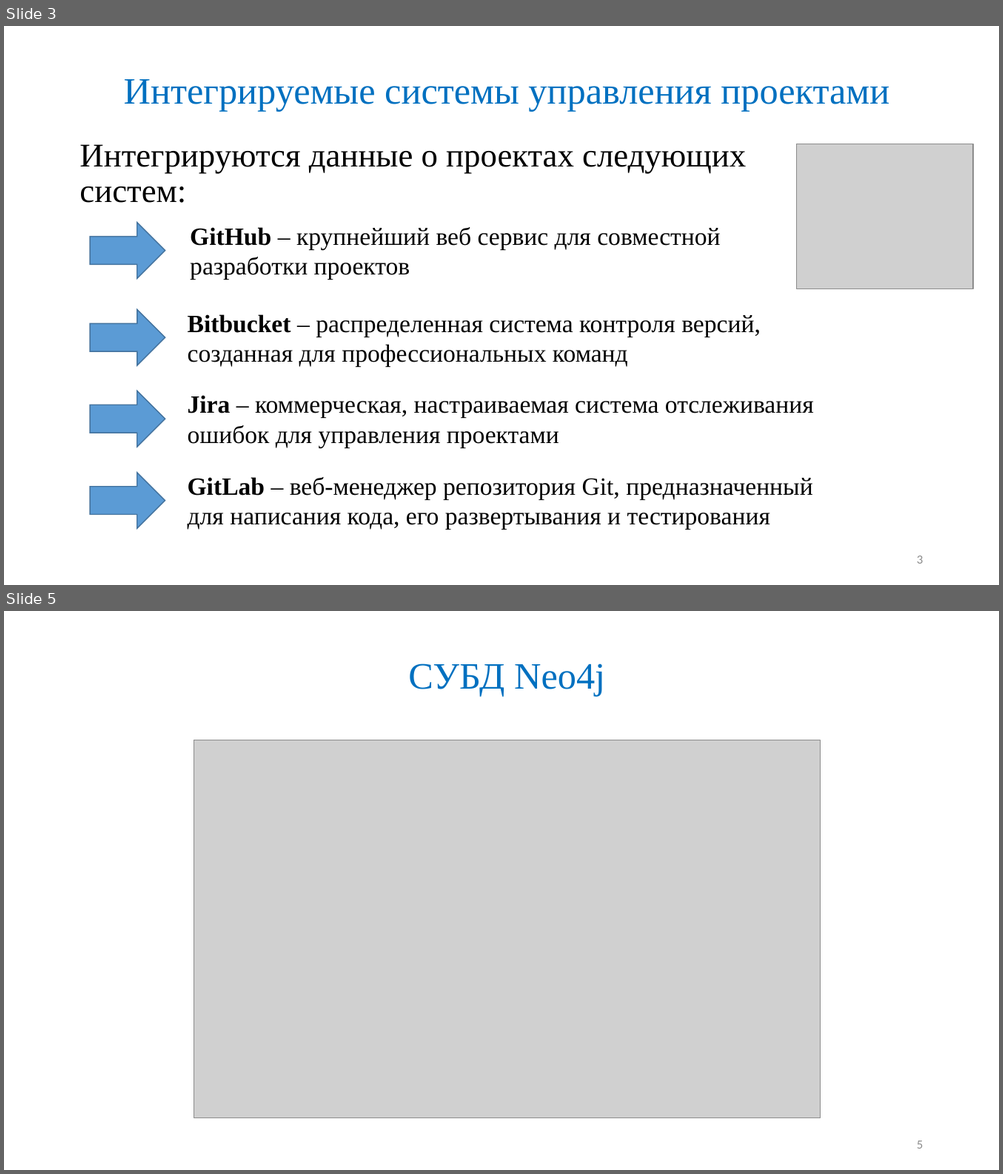
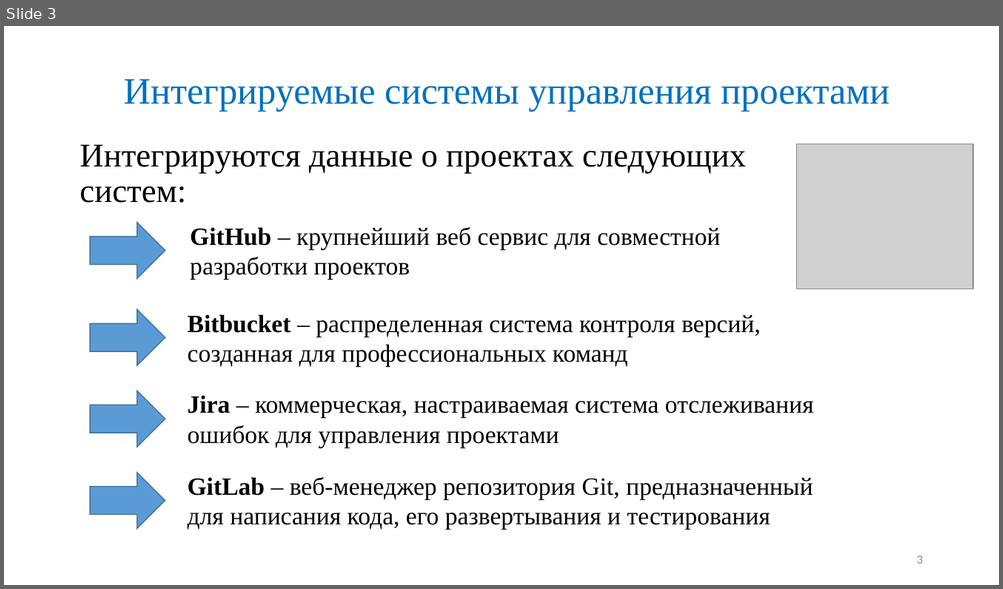
Before and after one commit to Maglus/-2017, a slide deck: Презентация ВКР2017.pptx. Shown one above the other, each under a label of ours: slides 3 and 5 before the commit, slide 3 after it; the slides between them are not shown. The pictures are 1003x1174 and 1003x589 pixels, drawn with LibreOffice and Linux fonts; fonts in the diff are those of the drawing; grey boxes stand for pictures. Boxes give left, top, right and bottom in pixels: in the first picture for what was removed or moved away, otherwise in the second. Text is boxed around its words. In the diff, an @@ line names an element or a change of style, - is before the commit and + after.

```diff
--- a/Презентация ВКР2017.pptx
+++ b/Презентация ВКР2017.pptx
@@ slide 5 removed at (x1=4, y1=611, x2=999, y2=1170), background #FFFFFF @@
@@ title removed at (x1=408, y1=664, x2=605, y2=697) @@
-СУБД Neo4j
@@ picture removed at (x1=194, y1=740, x2=820, y2=1119) @@
@@ page number removed at (x1=916, y1=1141, x2=922, y2=1149) @@
-5
```
Also in this commit, not shown: 6 slides changed, 1 other slide removed.
